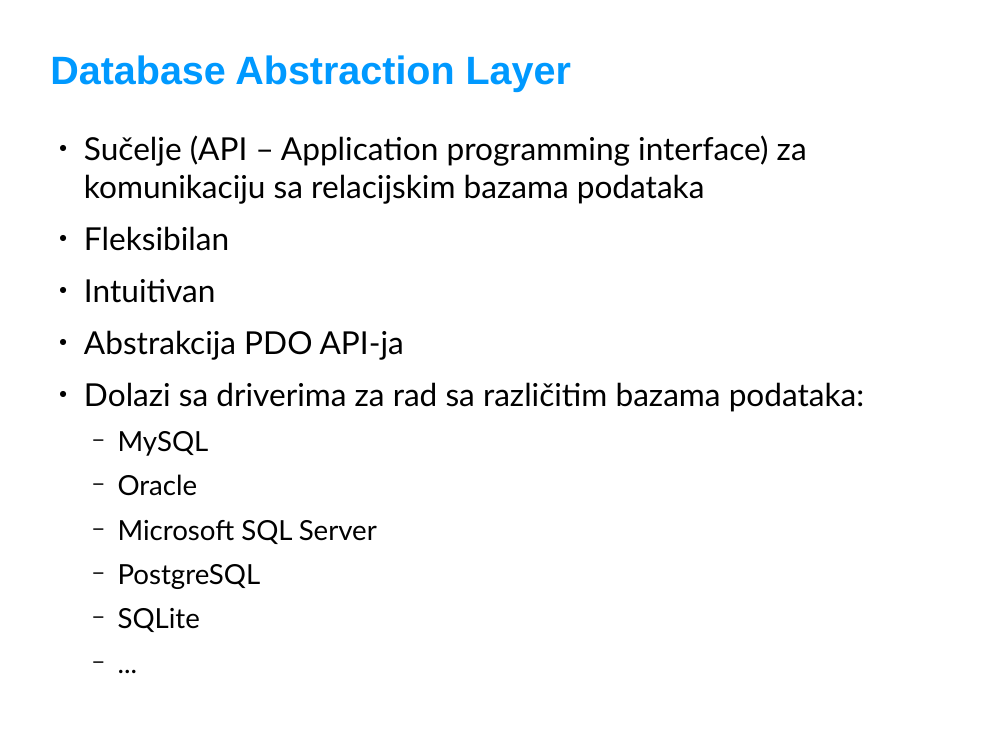
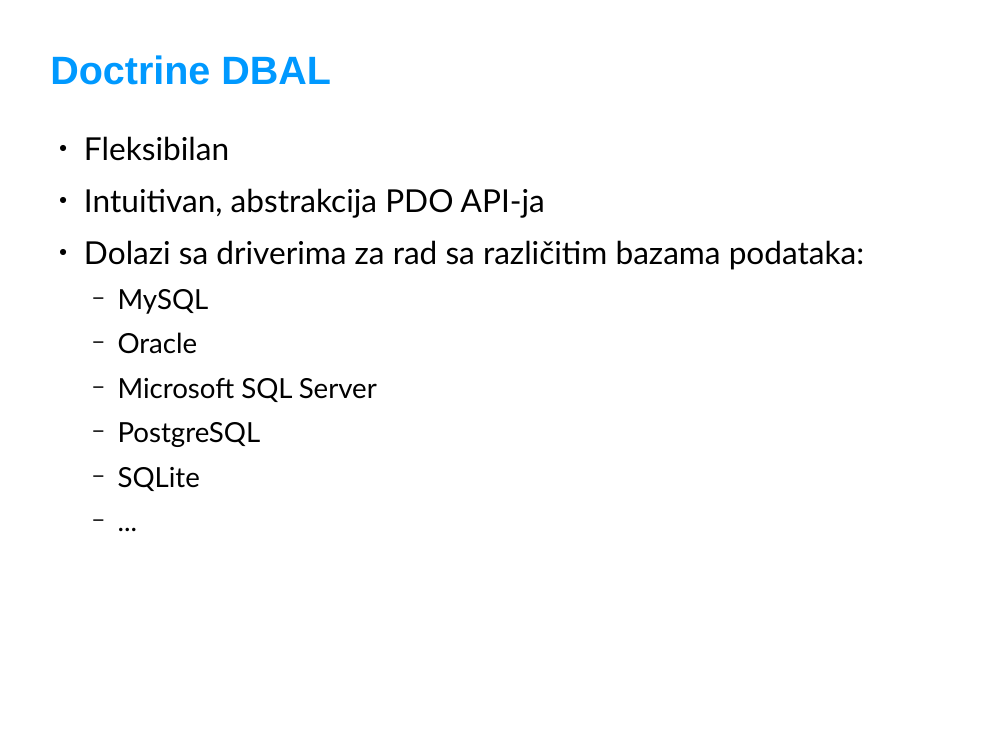
Before and after one commit to adriatichr/php-academy, a slide deck: slide 4 of predavanja/30 Doctrine DBAL.odp (slide 3 before the commit). Drawn at 1008x756 pixels with LibreOffice and Linux fonts; fonts in the diff are those of the drawing; background and template pictures are left out. Boxes give left, top, right and bottom in pixels: in the first picture for what was removed or moved away, otherwise in the second. Text is boxed around its words. In the diff, an @@ line names an element or a change of style, - is before the commit and + after.

Commit message:
dopunio DBAL prezentaciju sa primjerom join-a u query builderu

```diff
--- a/predavanja/30 Doctrine DBAL.odp
+++ b/predavanja/30 Doctrine DBAL.odp
@@ title at (x1=50, y1=55, x2=331, y2=85): text changed @@
-Database Abstraction Layer
+Doctrine DBAL
@@ text at (x1=84, y1=135, x2=807, y2=204): paragraph removed @@
-● Sučelje (API – Application programming interface) za komunikaciju sa relacijskim bazama podataka
@@ text at (x1=84, y1=188, x2=545, y2=218): text changed @@
-● Intuitivan
-● Abstrakcija PDO API-ja
+● Intuitivan, abstrakcija PDO API-ja
```
Also in this commit, not shown: 4 other slides changed, 3 slides added.
